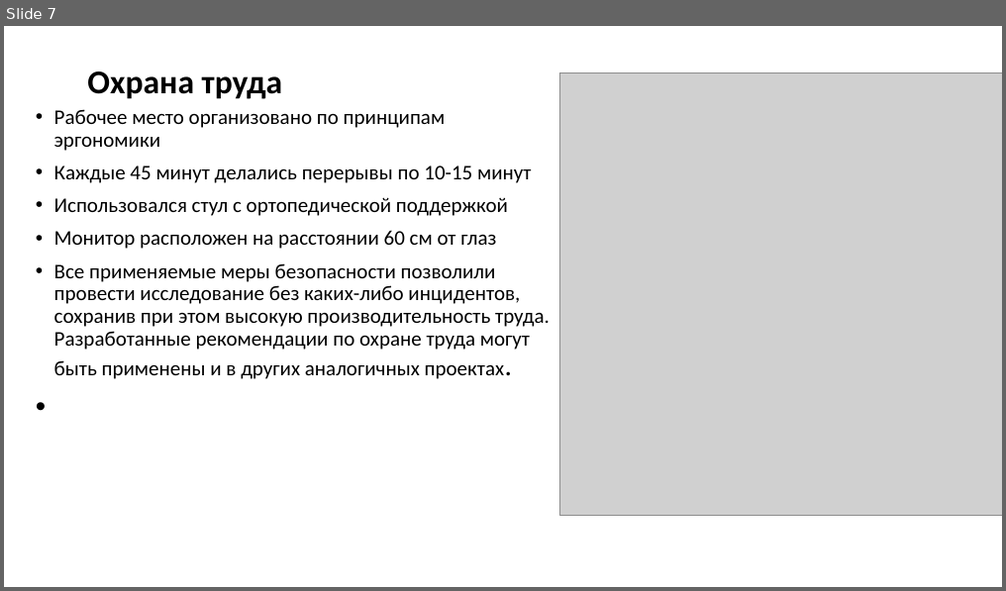
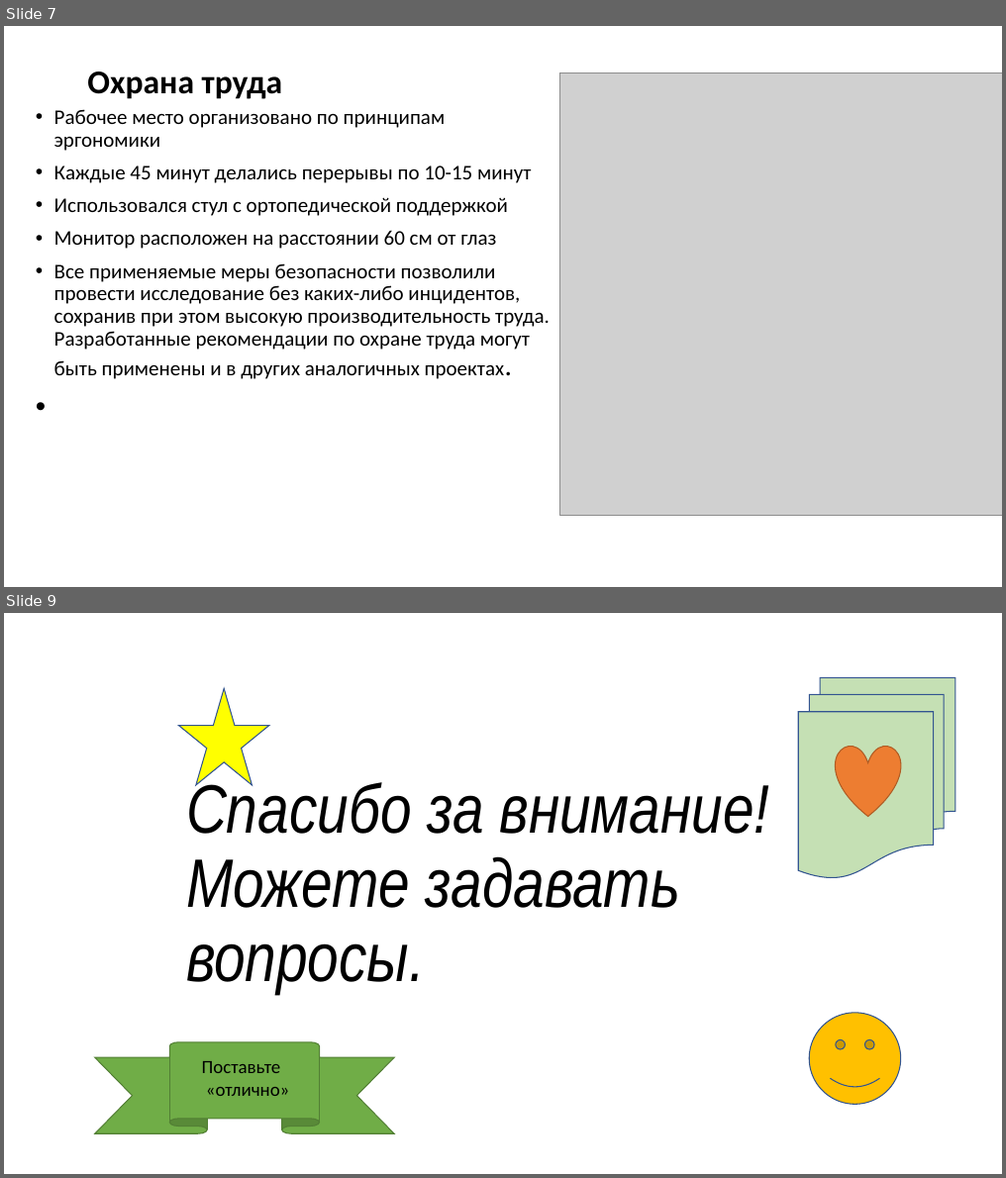
Before and after one commit to Katrina0372/KP1, a slide deck: презентацияшеина.pptx. Shown one above the other, each under a label of ours: slide 7 before the commit, slides 7 and 9 after it; the slides between them are not shown. The pictures are 1006x591 and 1006x1178 pixels, drawn with LibreOffice and Linux fonts; fonts in the diff are those of the drawing; grey boxes stand for pictures. Boxes give left, top, right and bottom in pixels: in the first picture for what was removed or moved away, otherwise in the second. Text is boxed around its words. In the diff, an @@ line names an element or a change of style, - is before the commit and + after.

```diff
--- a/презентацияшеина.pptx
+++ b/презентацияшеина.pptx
@@ slide 9 added at (x1=4, y1=613, x2=1002, y2=1174), background #FFFFFF @@
@@ star added at (x1=178, y1=688, x2=269, y2=785), fill #FFFF00, outline #325491 1 pt @@
@@ flow chart multidocument added at (x1=798, y1=677, x2=955, y2=878), fill #C5E0B4, outline #325491 1 pt @@
@@ heart added at (x1=836, y1=746, x2=901, y2=817), fill #ED7D31, outline #AF5C24 1 pt @@
@@ title added at (x1=186, y1=777, x2=769, y2=994), 66 pt, text #000000, italic @@
+Спасибо за внимание!
+Можете задавать вопросы.
@@ smiley face added at (x1=810, y1=1013, x2=901, y2=1104), fill #FFC000, outline #325491 1 pt @@
@@ ribbon added at (x1=94, y1=1043, x2=394, y2=1134), fill #70AD47, outline #538035 1 pt @@
@@ text added at (x1=202, y1=1061, x2=290, y2=1096), 18 pt, text #000000 @@
+Поставьте
+«отлично»
```
Also in this commit, not shown: 1 other slide added.
